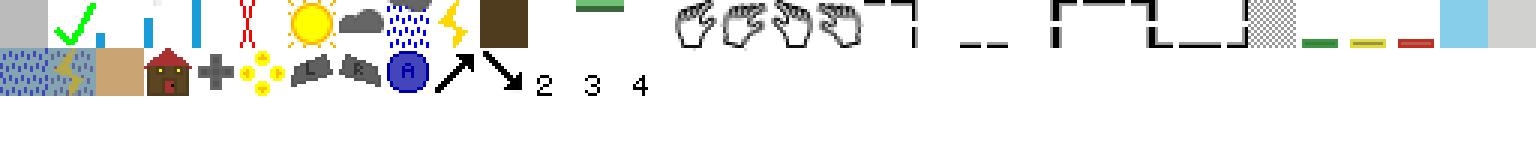
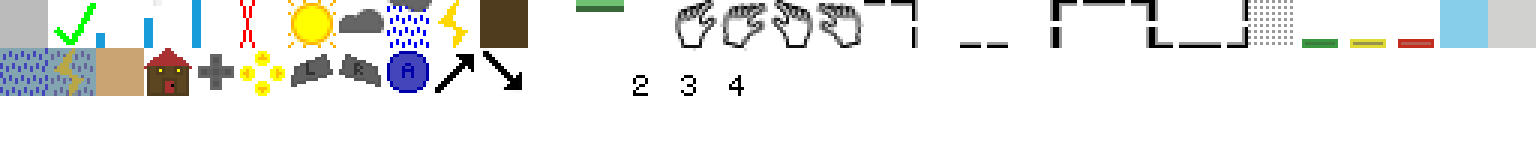
Revision of a layered 1536x144 image; what changed, layer by layer:
painted on "sprites.png" over [537, 3, 1296, 96]
